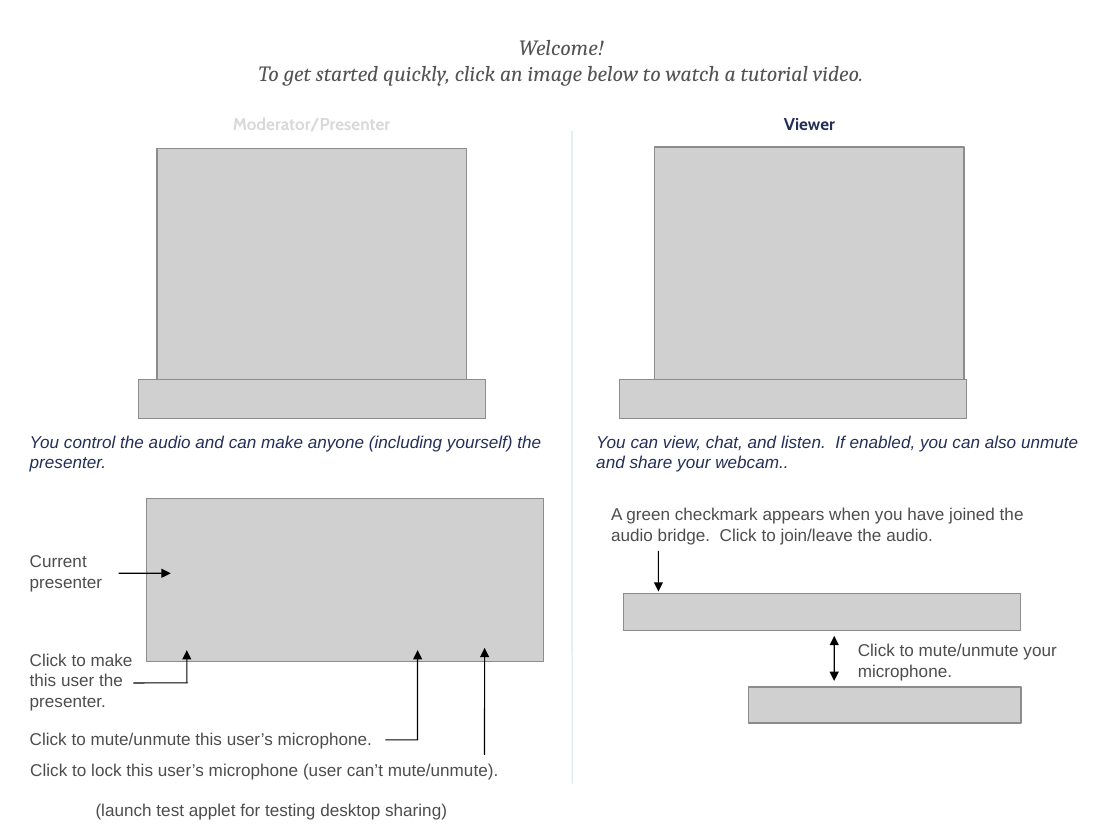
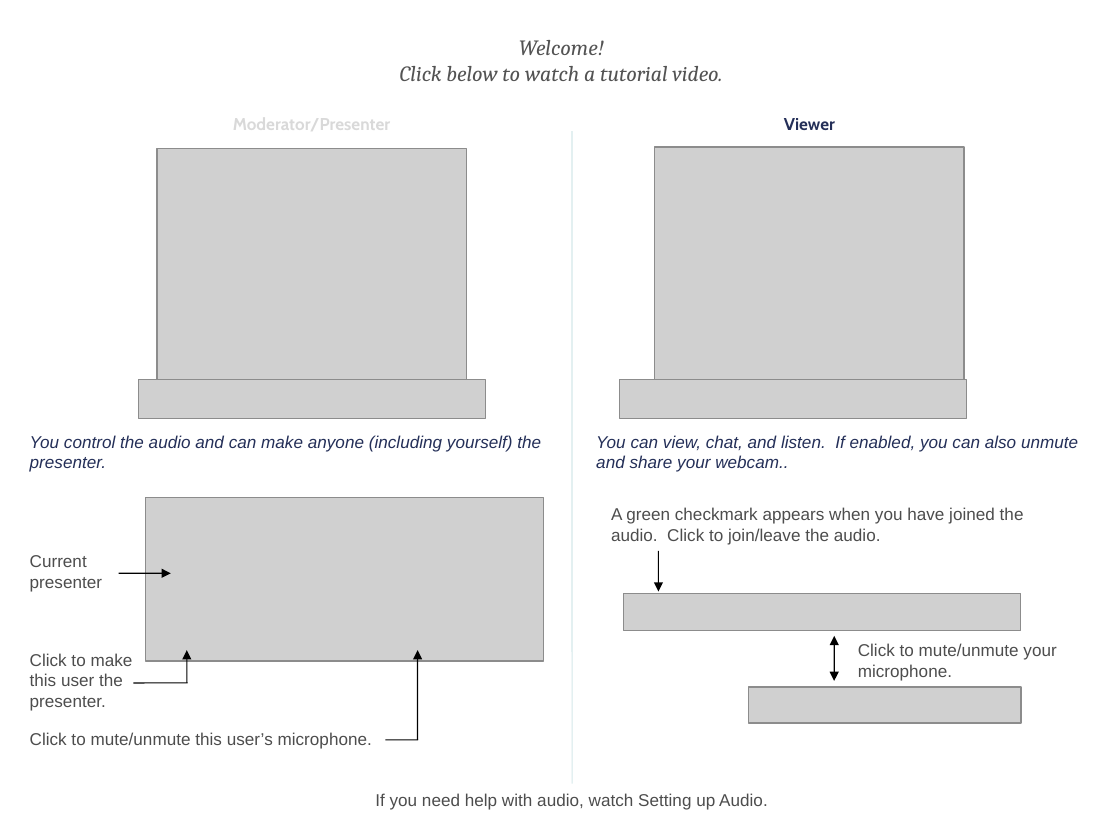
Before and after one commit to 0x01050/BigBlueButton, a slide deck: slide 1 of bigbluebutton-config/web/default.ppt. Drawn at 1120x840 pixels with LibreOffice and Linux fonts; fonts in the diff are those of the drawing; grey boxes stand for pictures; background and template pictures are left out. Boxes give left, top, right and bottom in pixels: in the first picture for what was removed or moved away, otherwise in the second. Text is boxed around its words. In the diff, an @@ line names an element or a change of style, - is before the commit and + after.

```diff
--- a/bigbluebutton-config/web/default.ppt
+++ b/bigbluebutton-config/web/default.ppt
@@ text at (400, 40, 722, 81): text changed @@
-Welcome!
-To get started quickly, click an image below to watch a tutorial video.
+Welcome!
+Click below to watch a tutorial video.
@@ text at (611, 507, 1024, 545): text changed @@
-A green checkmark appears when you have joined the audio bridge. Click to join/leave the audio.
+A green checkmark appears when you have joined the audio. Click to join/leave the audio.
@@ arrow removed from (485, 755) to (485, 647) @@
@@ text removed at (30, 763, 498, 780) @@
-Click to lock this user’s microphone (user can’t mute/unmute).
@@ text removed at (96, 803, 447, 820) @@
-(launch test applet for testing desktop sharing)
@@ text added at (375, 793, 768, 810), 11 pt, text #4D4D4D @@
+If you need help with audio, watch Setting up Audio.
```
Also in this commit, not shown: 1 other file.
